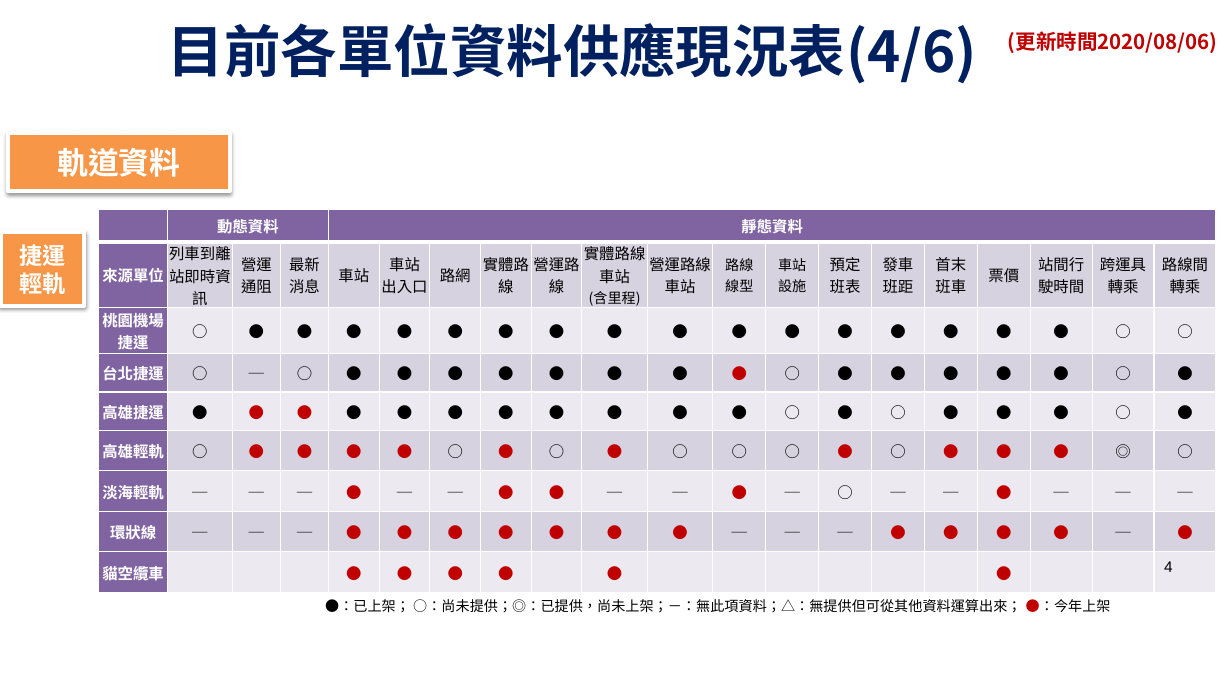
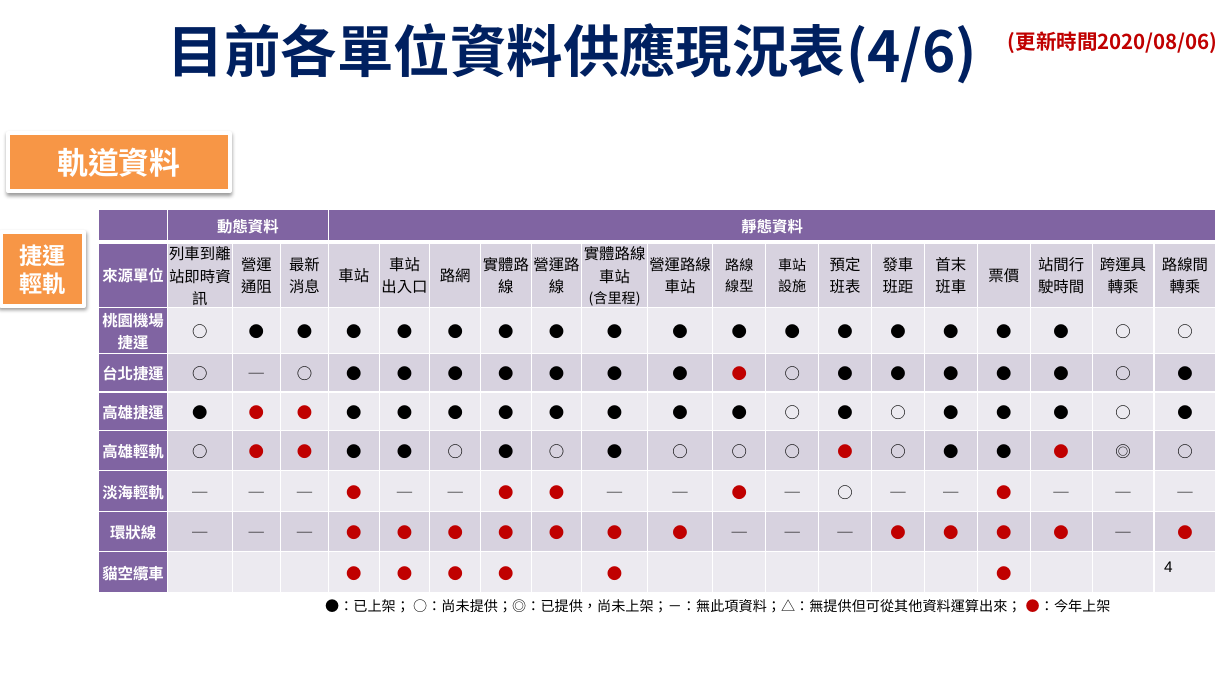
Before and after one commit to ptxmotc/data-provide-status, a slide deck: slide 4 of 各單位資料供應現況表.pptx. Drawn at 1232x693 pixels with LibreOffice and Linux fonts; fonts in the diff are those of the drawing; background and template pictures are left out. Boxes give left, top, right and bottom in pixels: in the first picture for what was removed or moved away, otherwise in the second. Text is boxed around its words. In the diff, an @@ line names an element or a change of style, - is before the commit and + after.

```diff
--- a/各單位資料供應現況表.pptx
+++ b/各單位資料供應現況表.pptx
@@ table at [99,210,1215,593] @@
@@ text colour #C00000 to #000000 in "●", "●", "●", "●" and 2 more places @@
```
Also in this commit, not shown: 1 other file.
